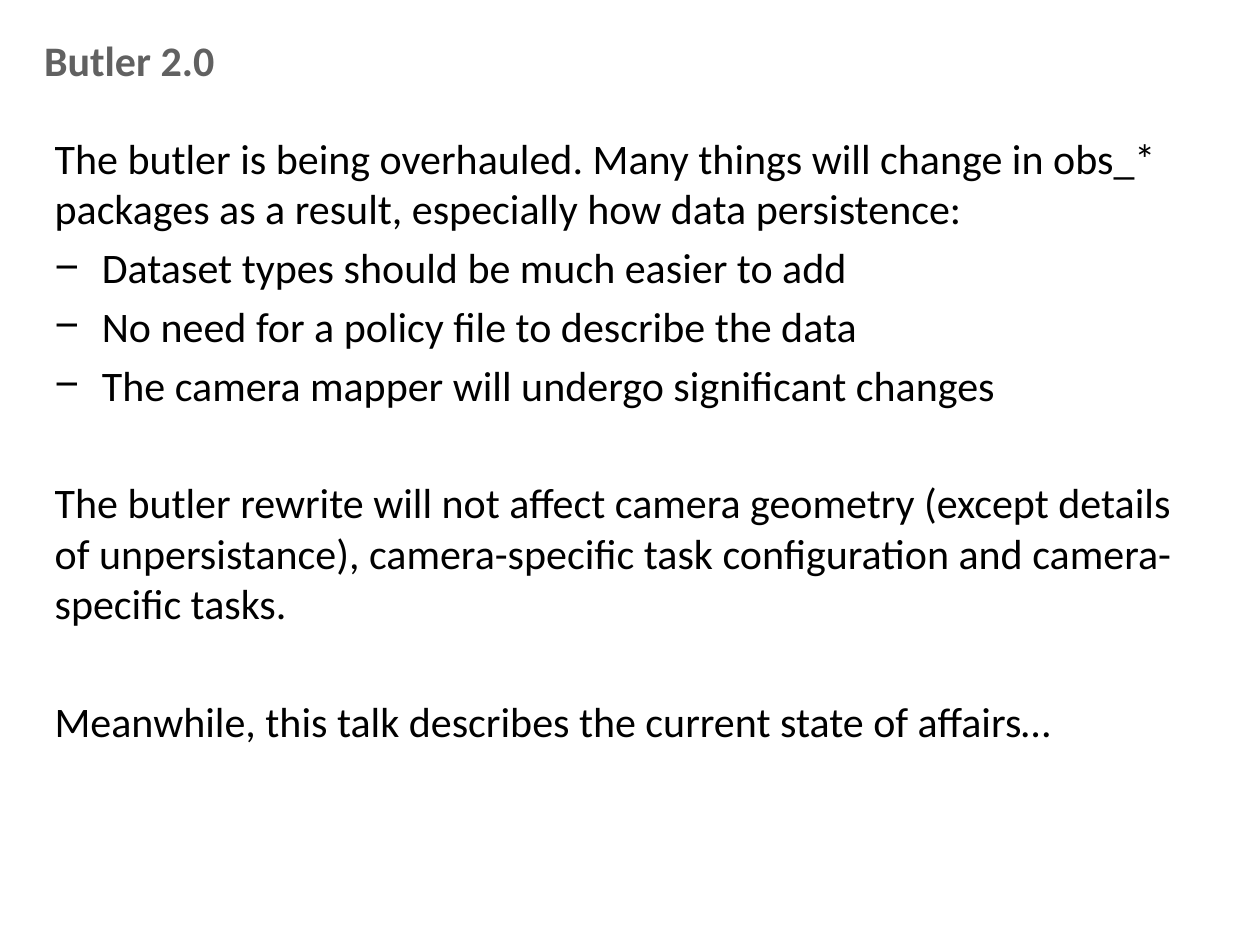
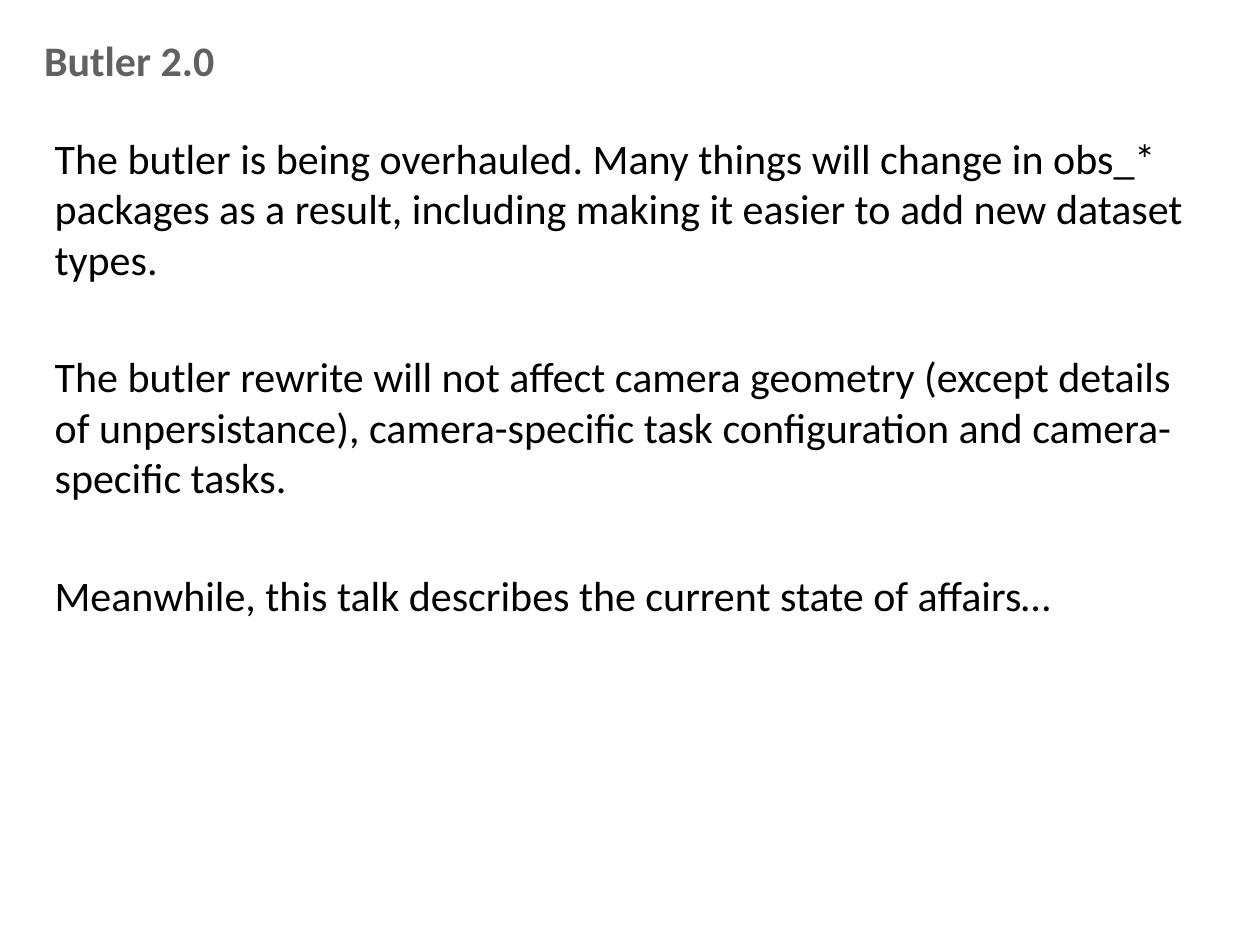
Before and after one commit to lsst-dm/Oct15_bootcamp, a slide deck: slide 3 of documents/creating an obs package.pptx. Drawn at 1260x945 pixels with LibreOffice and Linux fonts; fonts in the diff are those of the drawing; background and template pictures are left out. Boxes give left, top, right and bottom in pixels: in the first picture for what was removed or moved away, otherwise in the second. Text is boxed around its words. In the diff, an @@ line names an element or a change of style, - is before the commit and + after.

Commit message:
Fix link errors and typos in "creating an obs package"

```diff
--- a/documents/creating an obs package.pptx
+++ b/documents/creating an obs package.pptx
@@ text at <box>55,144,1183,282</box>: text changed @@
-The butler is being overhauled. Many things will change in obs_* packages as a result, especially how data persistence:
-− Dataset types should be much easier to add
-− No need for a policy file to describe the data
-− The camera mapper will undergo significant changes
+The butler is being overhauled. Many things will change in obs_* packages as a result, including making it easier to add new dataset types.
```
Also in this commit, not shown: 4 other slides changed.
